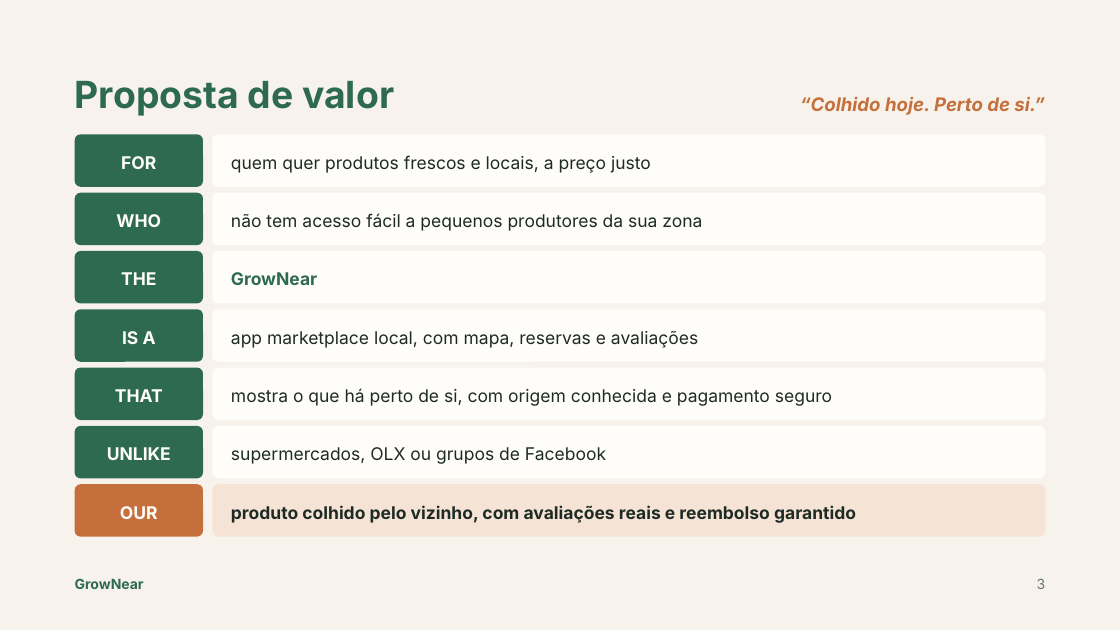
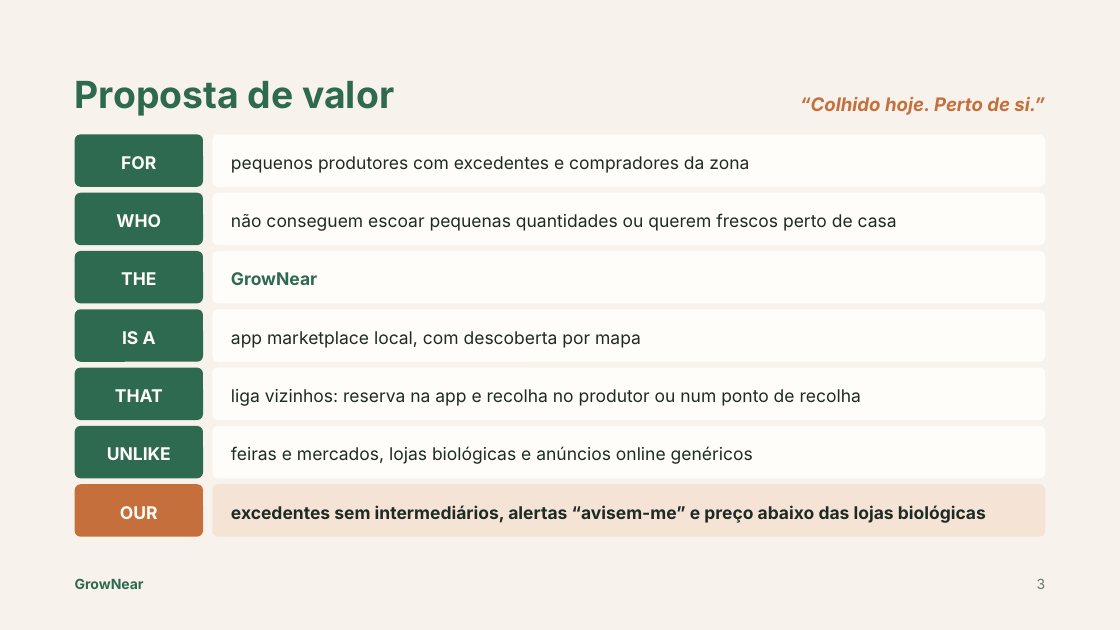
Before and after one commit to tteixeira30/INOVEL-2026, a slide deck: slide 3 of Files/GrowNear — Momento 1.pptx. Drawn at 1120x630 pixels with LibreOffice and Linux fonts; fonts in the diff are those of the drawing. Boxes give left, top, right and bottom in pixels: in the first picture for what was removed or moved away, otherwise in the second. Text is boxed around its words. In the diff, an @@ line names an element or a change of style, - is before the commit and + after.

```diff
--- a/Files/GrowNear — Momento 1.pptx
+++ b/Files/GrowNear — Momento 1.pptx
@@ text in rounded rectangle at <box>231,156,749,173</box>: text changed @@
-quem quer produtos frescos e locais, a preço justo
+pequenos produtores com excedentes e compradores da zona
@@ text in rounded rectangle at <box>231,213,897,231</box>: text changed @@
-não tem acesso fácil a pequenos produtores da sua zona
+não conseguem escoar pequenas quantidades ou querem frescos perto de casa
@@ text in rounded rectangle at <box>231,331,641,348</box>: text changed @@
-app marketplace local, com mapa, reservas e avaliações
+app marketplace local, com descoberta por mapa
@@ text in rounded rectangle at <box>231,389,861,406</box>: text changed @@
-mostra o que há perto de si, com origem conhecida e pagamento seguro
+liga vizinhos: reserva na app e recolha no produtor ou num ponto de recolha
@@ text in rounded rectangle at <box>231,446,753,464</box>: text changed @@
-supermercados, OLX ou grupos de Facebook
+feiras e mercados, lojas biológicas e anúncios online genéricos
@@ text in rounded rectangle at <box>231,505,986,523</box>: text changed @@
-produto colhido pelo vizinho, com avaliações reais e reembolso garantido
+excedentes sem intermediários, alertas “avisem-me” e preço abaixo das lojas biológicas
```
Also in this commit, not shown: 2 other slides changed, 3 other files.
